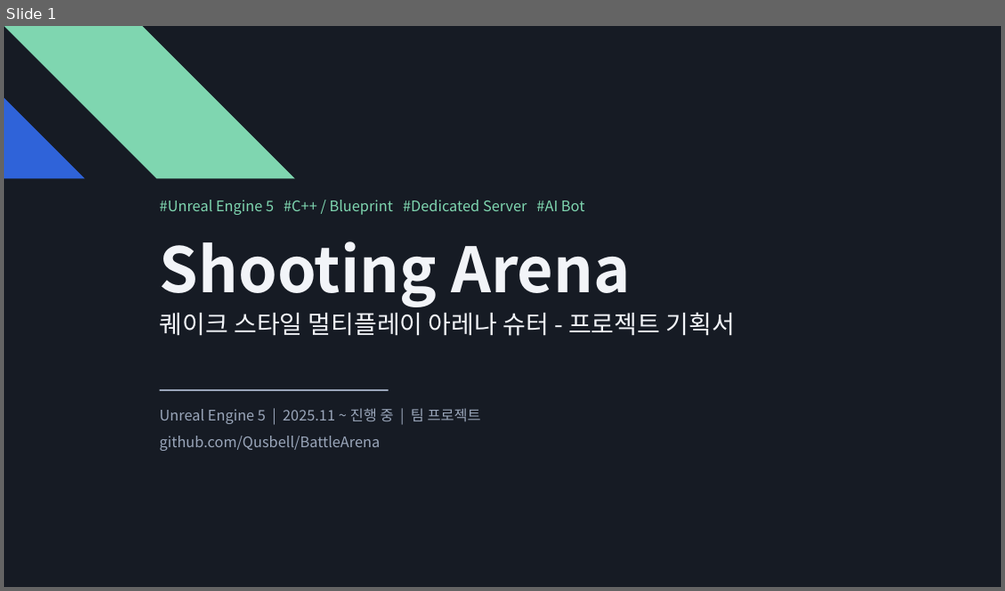
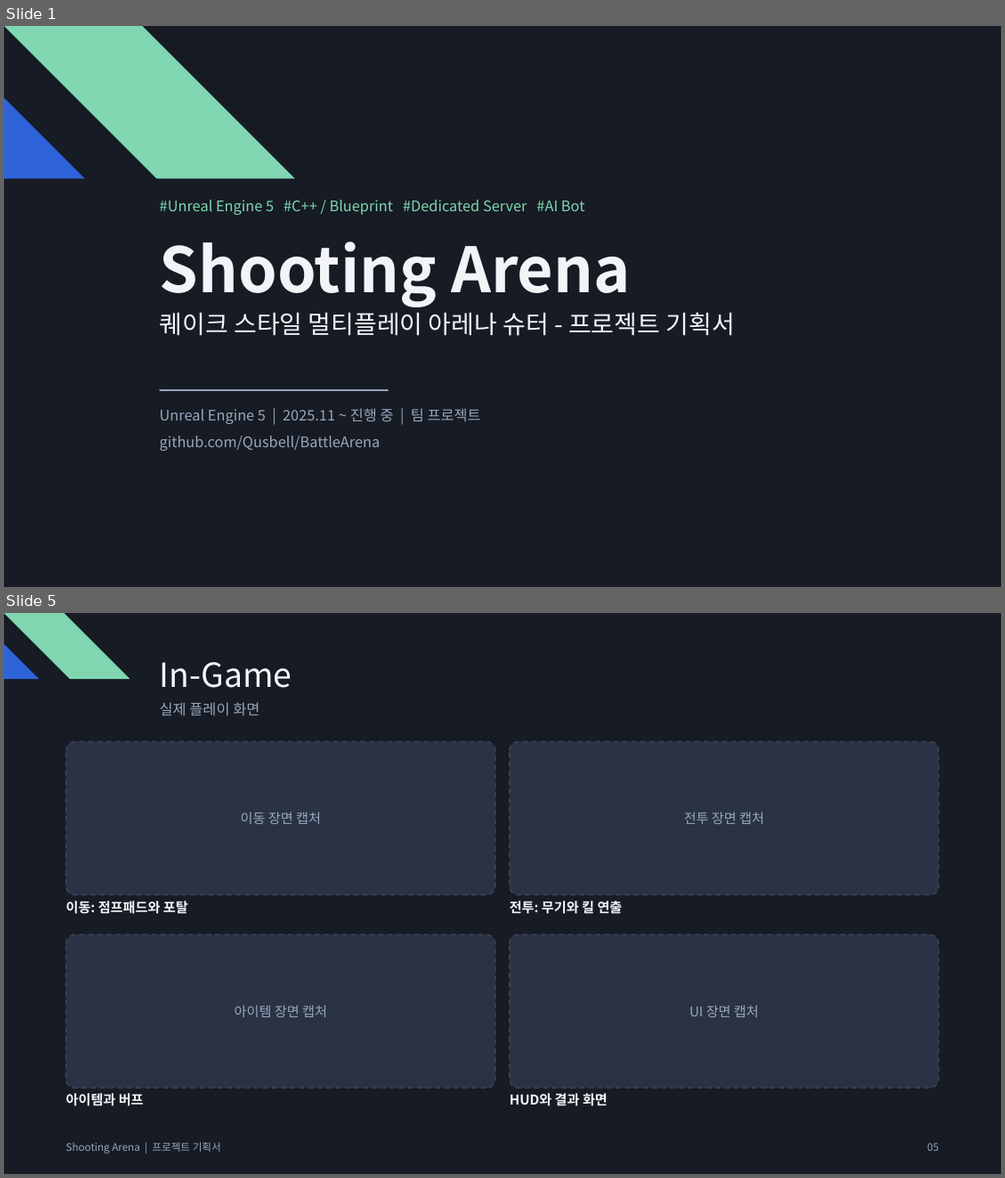
Before and after one commit to Qusbell/BattleArena, a slide deck: Submission/ShootingArena_Project_Plan.pptx. Shown one above the other, each under a label of ours: slide 1 before the commit, slides 1 and 5 after it; the slides between them are not shown. The pictures are 1005x591 and 1005x1178 pixels, drawn with LibreOffice and Linux fonts; fonts in the diff are those of the drawing. Boxes give left, top, right and bottom in pixels: in the first picture for what was removed or moved away, otherwise in the second. Text is boxed around its words. In the diff, an @@ line names an element or a change of style, - is before the commit and + after.

```diff
--- a/Submission/ShootingArena_Project_Plan.pptx
+++ b/Submission/ShootingArena_Project_Plan.pptx
@@ slide 5 added at (4,613,1001,1174), background #161B24 @@
@@ freeform shape added at (4,613,129,679), fill #7FD6B0 @@
@@ freeform shape added at (4,644,39,680), fill #2F63D9 @@
@@ text added at (160,662,292,688), 32 pt, text #F2F4F8 @@
+In-Game
@@ text added at (160,702,259,716), 14 pt, text #9AA6BA @@
+실제 플레이 화면
@@ rounded rectangle added at (66,742,495,895), fill #2A3345, outline #3A4458 1.25 pt dashed @@
@@ rounded rectangle added at (510,742,938,895), fill #2A3345, outline #3A4458 1.25 pt dashed @@
@@ text added at (241,811,321,824), 13 pt, text #9AA6BA @@
+이동 장면 캡처
@@ text added at (684,811,764,824), 13 pt, text #9AA6BA @@
+전투 장면 캡처
@@ text added at (66,900,188,914), 13 pt, text #F2F4F8, bold @@
+이동: 점프패드와 포탈
@@ text added at (510,900,623,914), 13 pt, text #F2F4F8, bold @@
+전투: 무기와 킬 연출
@@ rounded rectangle added at (66,934,495,1088), fill #2A3345, outline #3A4458 1.25 pt dashed @@
@@ rounded rectangle added at (510,934,938,1088), fill #2A3345, outline #3A4458 1.25 pt dashed @@
@@ text added at (235,1005,327,1017), 13 pt, text #9AA6BA @@
+아이템 장면 캡처
@@ text added at (689,1005,759,1017), 13 pt, text #9AA6BA @@
+UI 장면 캡처
@@ text added at (66,1093,144,1106), 13 pt, text #F2F4F8, bold @@
+아이템과 버프
@@ text added at (510,1093,607,1106), 13 pt, text #F2F4F8, bold @@
+HUD와 결과 화면
@@ text added at (66,1142,221,1153), 10 pt, text #9AA6BA @@
+Shooting Arena | 프로젝트 기획서
@@ text added at (927,1143,938,1151), 10 pt, text #9AA6BA @@
+05
```
Also in this commit, not shown: 15 slides changed, 12 other slides added, 3 slides removed.
